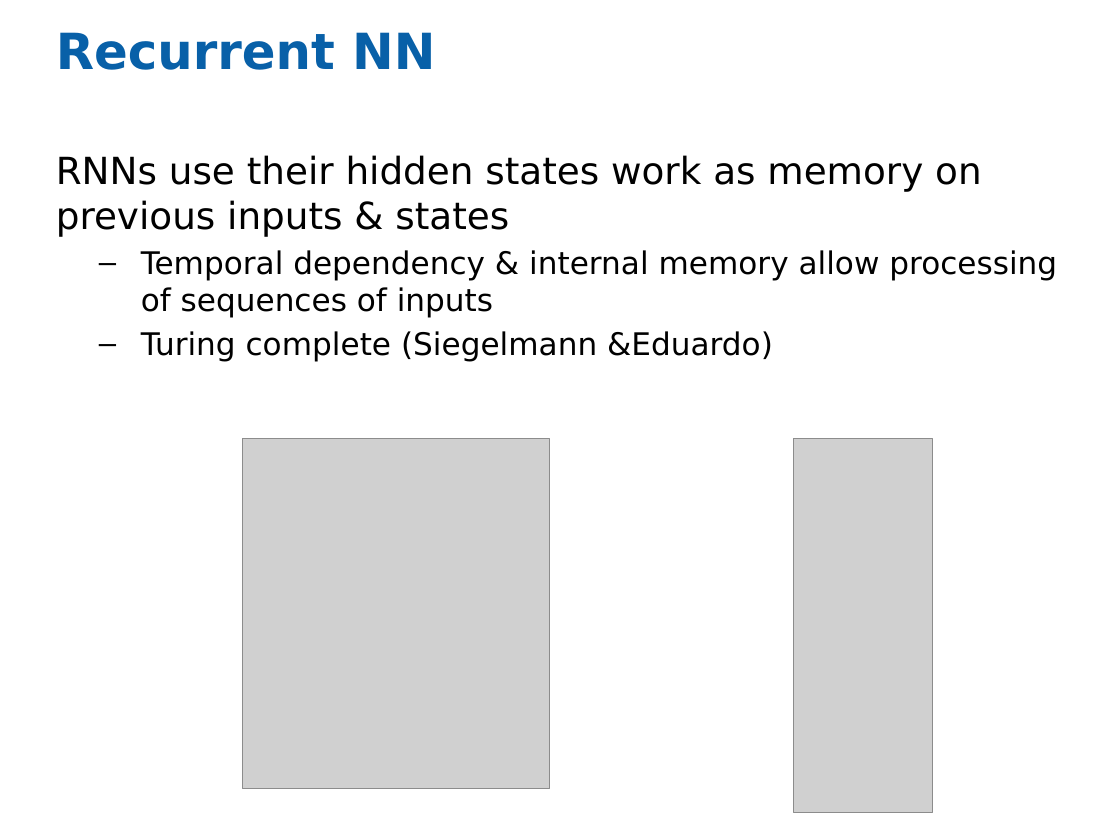
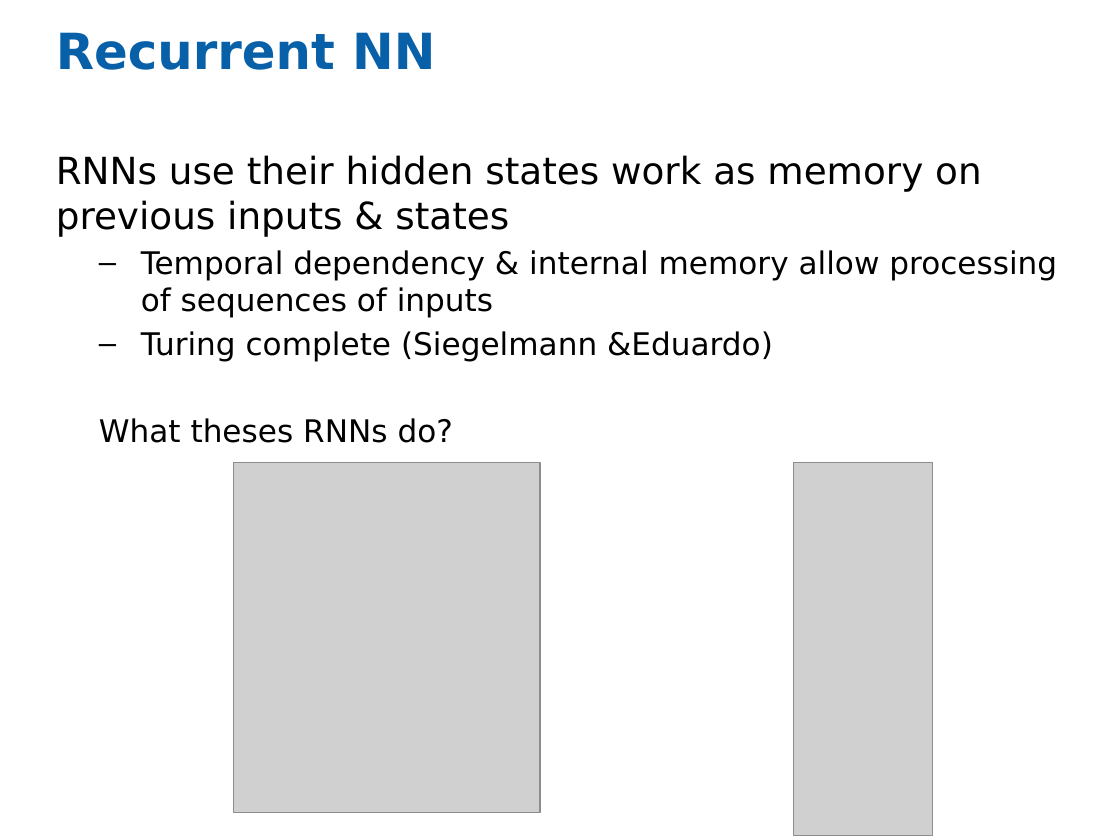
Before and after one commit to eladhoffer/Talks, a slide deck: slide 16 of DL_class2015/Lecture 11 RNN_LSTM.pptx. Drawn at 1120x840 pixels with LibreOffice and Linux fonts; fonts in the diff are those of the drawing; grey boxes stand for pictures. Boxes give left, top, right and bottom in pixels: in the first picture for what was removed or moved away, otherwise in the second. Text is boxed around its words. In the diff, an @@ line names an element or a change of style, - is before the commit and + after.

```diff
--- a/DL_class2015/Lecture 11 RNN_LSTM.pptx
+++ b/DL_class2015/Lecture 11 RNN_LSTM.pptx
@@ text at [99, 418, 453, 443]: paragraph added @@
+  What theses RNNs do?
@@ picture: place and size @@
-picture at [243, 439, 550, 788]
+picture at [233, 463, 540, 812]
@@ picture: place and size @@
-picture at [793, 439, 932, 813]
+picture at [793, 463, 932, 837]
```
Also in this commit, not shown: 6 other slides changed, 2 slides added, 1 slide removed, 1 other file.
